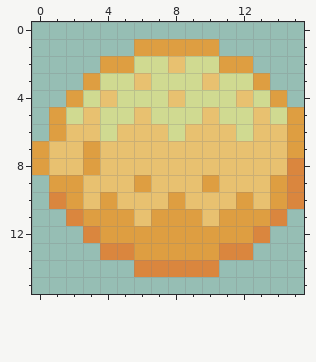
Pixel-art file: art/fruit/lemon.aseprite. This is how it looked before the edit.
16x16 pixels, 1 frame.
After the commit:
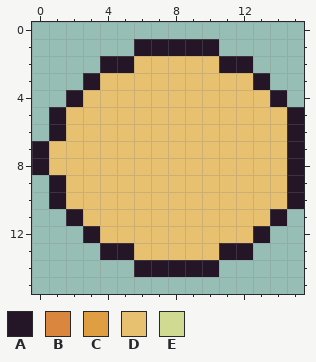
Palette (. is transparent): A #241527  B #da863e  C #de9e41  D #e8c170  E #d0da91
Diff:
Changed rows in their new state; - is an unchanged pixel.
Layer "Layer 1":
first column x 0:
 1 ------AAAAA-----
 2 ----AADD-DDAA---
 3 ---ADD-DDD-DDA--
 4 --AD-DDD-DDD-DA-
 5 -AD-DD-DDD-DD-DA
 6 -A--D---D---D--A
 7 A--D-----------A
 8 A--D-----------A
 9 -AD---D---D---DA
10 -AD-D---D---D-DA
11 --ADDD-DDD-DDDA-
12 ---ADDDDDDDDDA--
13 ----AADDDDDAA---
14 ------AAAAA-----
Changed places in both pictures, as pixel boxes (x1, y1, x2, y2):
changed: (32, 39, 304, 277)
